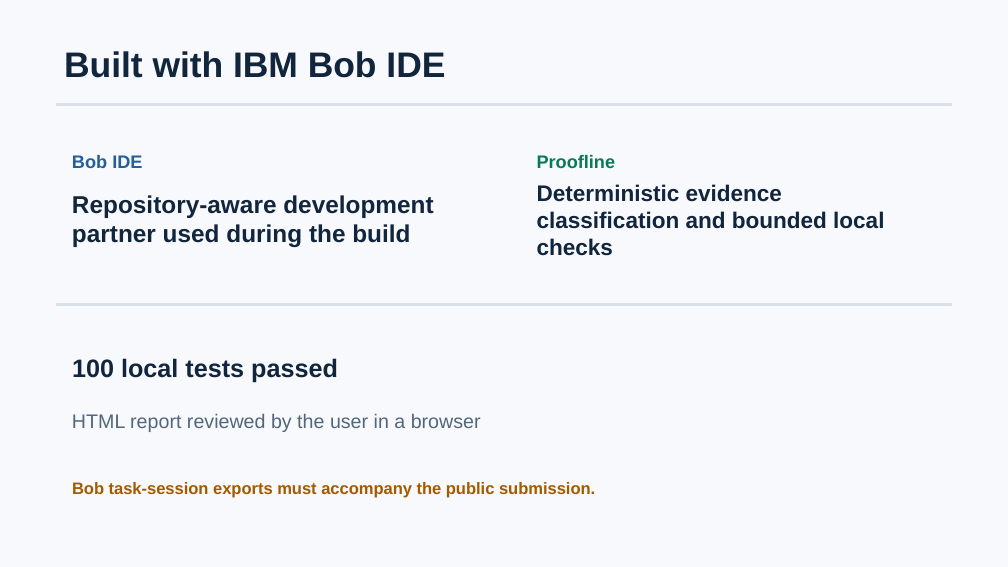
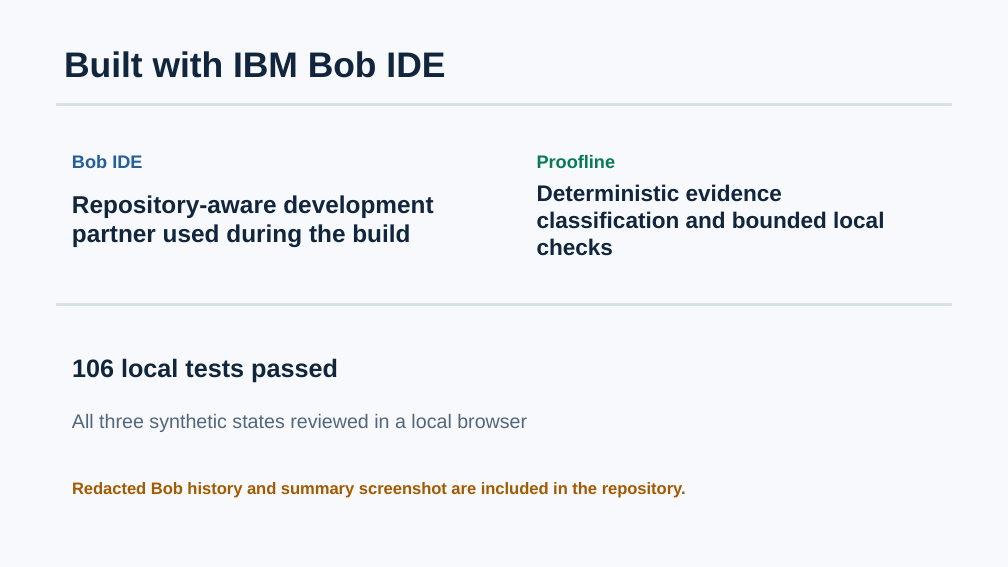
Before and after one commit to icecold009/proofline-ibm-bob, a slide deck: slide 6 of docs/submission/proofline-pitch.pptx. Drawn at 1008x567 pixels with LibreOffice and Linux fonts; fonts in the diff are those of the drawing. Boxes give left, top, right and bottom in pixels: in the first picture for what was removed or moved away, otherwise in the second. Text is boxed around its words. In the diff, an @@ line names an element or a change of style, - is before the commit and + after.

Commit message:
Complete Proofline prototype and submission preparation
Finish the Proofline prototype and submission package, align status documentation with the published Lablab entry, and include the final deck and demo video.

```diff
--- a/docs/submission/proofline-pitch.pptx
+++ b/docs/submission/proofline-pitch.pptx
@@ text at box(72, 358, 338, 383): text changed @@
-100 local tests passed
+106 local tests passed
@@ text at box(72, 414, 527, 432): text changed @@
-HTML report reviewed by the user in a browser
+All three synthetic states reviewed in a local browser
@@ text at box(72, 482, 686, 498): text changed @@
-Bob task-session exports must accompany the public submission.
+Redacted Bob history and summary screenshot are included in the repository.
```
Also in this commit, not shown: 3 other slides changed, 33 other files.
